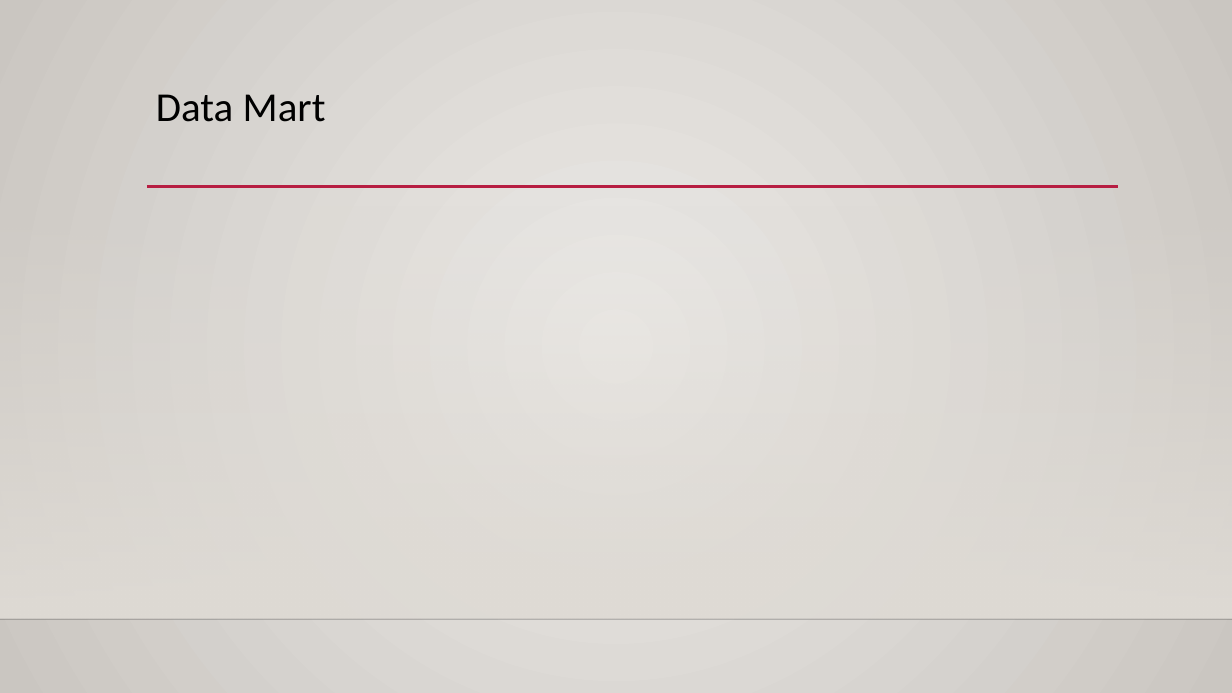
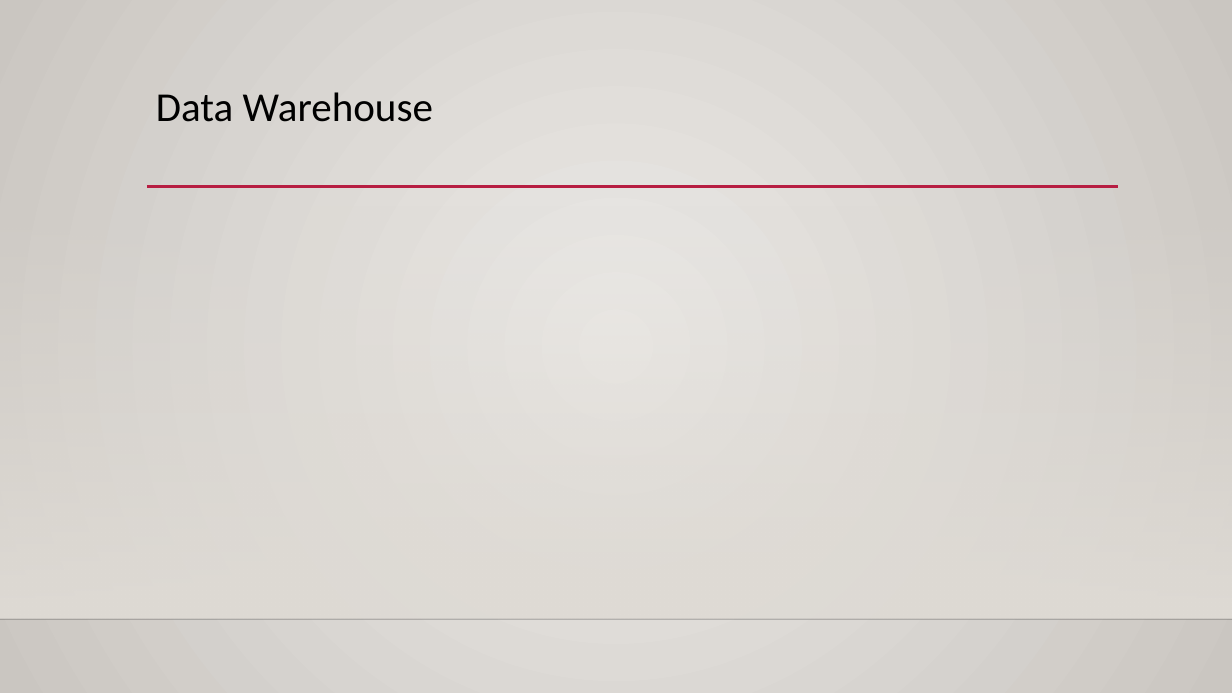
Before and after one commit to mahyarshu/Gigalytics, a slide deck: slide 60 of documents/Presentation/Innovators.pptx (slide 53 before the commit). Drawn at 1232x693 pixels with LibreOffice and Linux fonts; fonts in the diff are those of the drawing; background and template pictures are left out. Boxes give left, top, right and bottom in pixels: in the first picture for what was removed or moved away, otherwise in the second. Text is boxed around its words. In the diff, an @@ line names an element or a change of style, - is before the commit and + after.

```diff
--- a/documents/Presentation/Innovators.pptx
+++ b/documents/Presentation/Innovators.pptx
@@ title at [156, 92, 433, 122]: text changed @@
-Data Mart
+Data Warehouse
```
Also in this commit, not shown: 3 other slides changed, 7 slides added.
